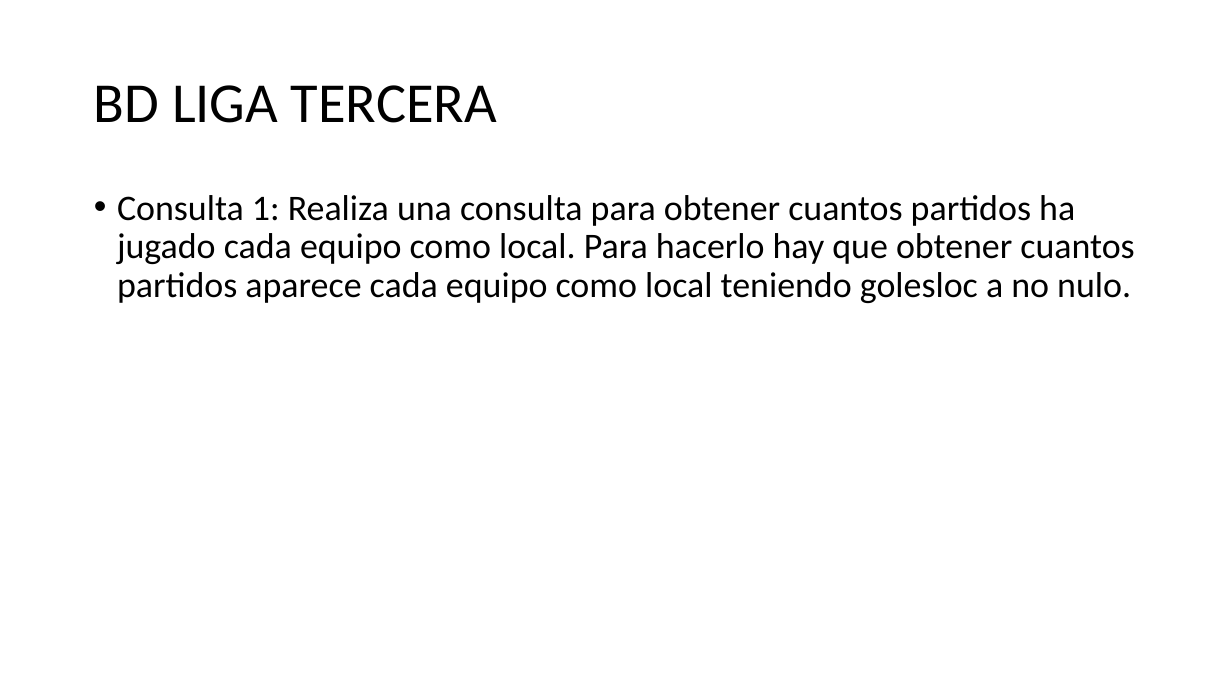
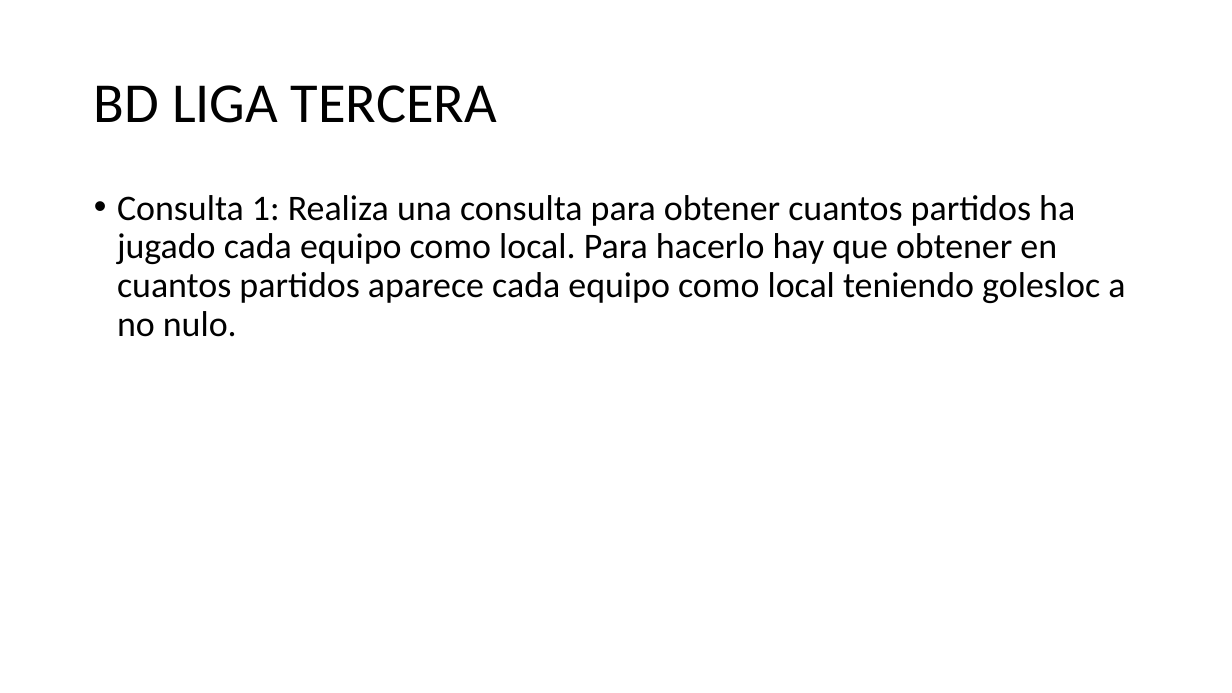
Before and after one commit to NuriaCelis/GestionBasesDatos2223, a slide deck: slide 2 of Tema5/REPASO DEL TEMA.pptx. Drawn at 1232x693 pixels with LibreOffice and Linux fonts; fonts in the diff are those of the drawing. Boxes give left, top, right and bottom in pixels: in the first picture for what was removed or moved away, otherwise in the second. Text is boxed around its words. In the diff, an @@ line names an element or a change of style, - is before the commit and + after.

```diff
--- a/Tema5/REPASO DEL TEMA.pptx
+++ b/Tema5/REPASO DEL TEMA.pptx
@@ text at (117,195,1125,337): text changed @@
-• Consulta 1: Realiza una consulta para obtener cuantos partidos ha jugado cada equipo como local. Para hacerlo hay que obtener cuantos partidos aparece cada equipo como local teniendo golesloc a no nulo.
+• Consulta 1: Realiza una consulta para obtener cuantos partidos ha jugado cada equipo como local. Para hacerlo hay que obtener en cuantos partidos aparece cada equipo como local teniendo golesloc a no nulo.
```
Also in this commit, not shown: 22 other slides changed, 11 slides added, 2 other files.
